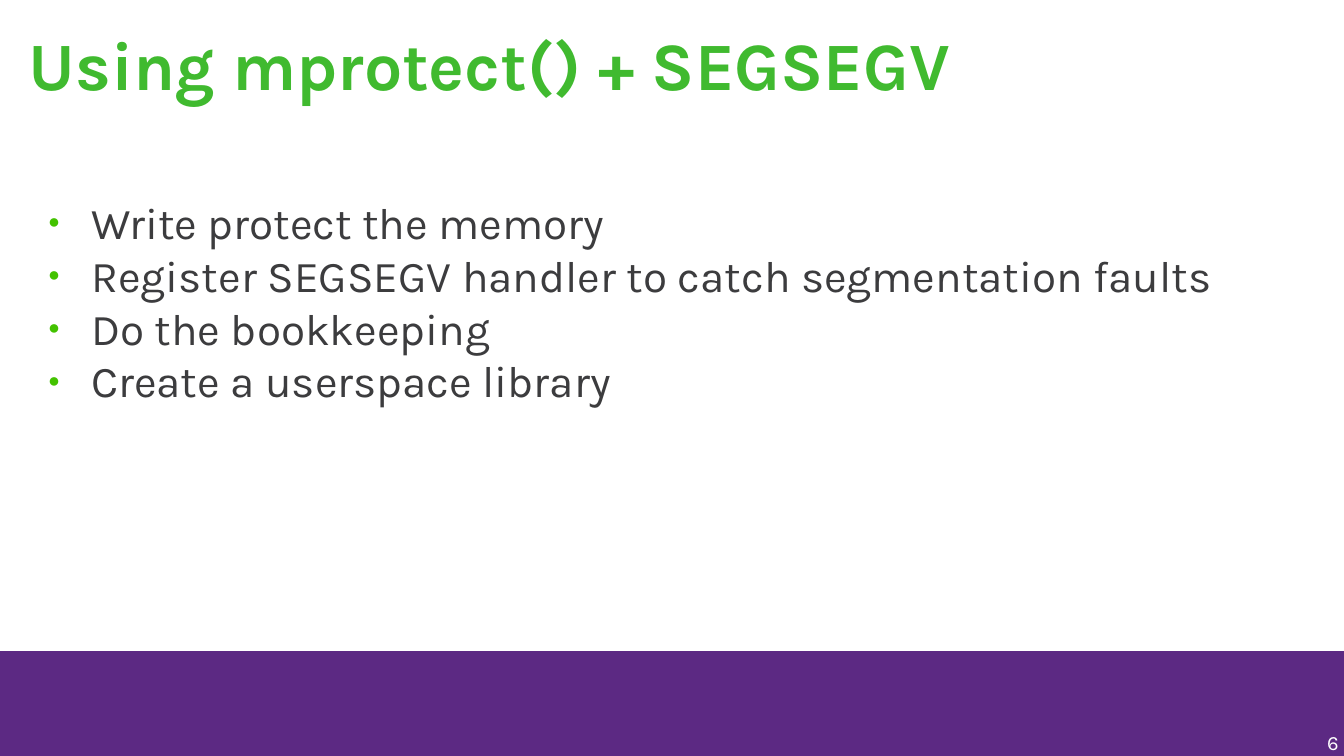
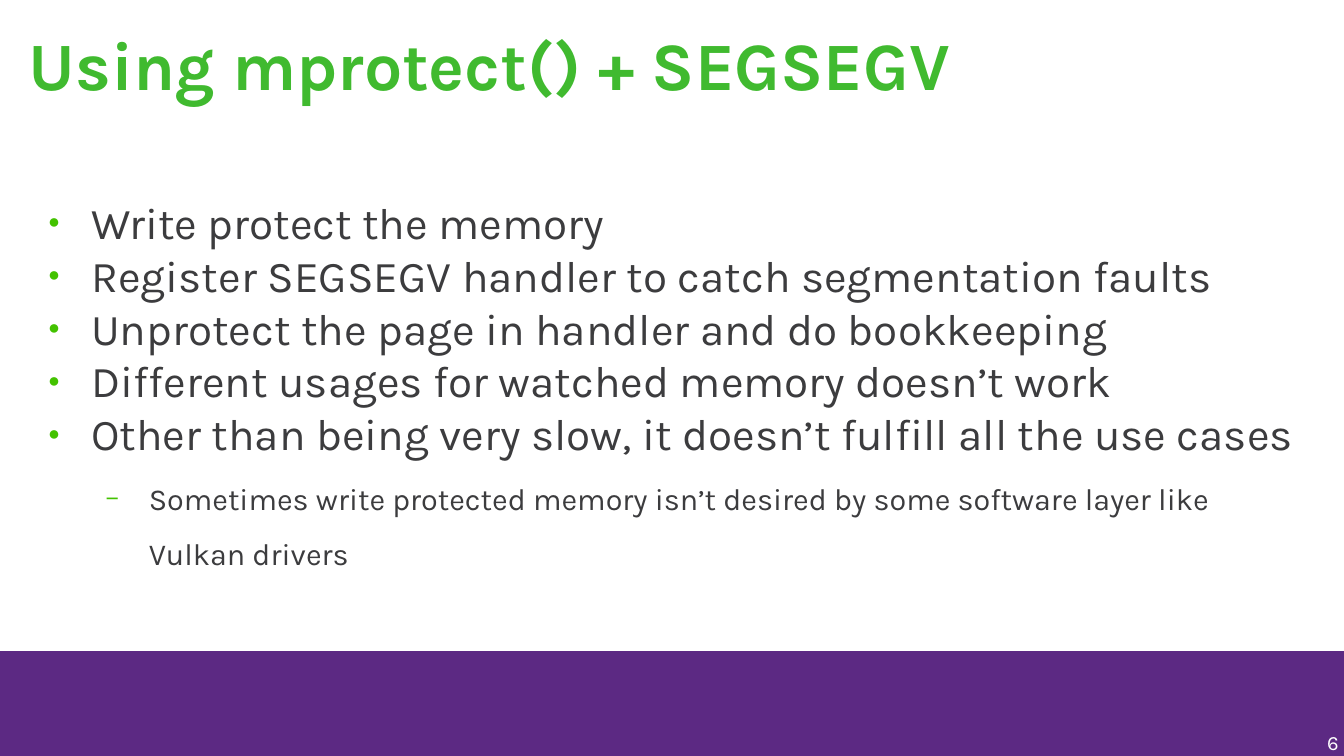
Before and after one commit to musamaanjum/presentations, a slide deck: slide 6 of Adding-Functionality-to-make-Windows-games-run-faster-on-Linux-v1.odp. Drawn at 1344x756 pixels with LibreOffice and Linux fonts; fonts in the diff are those of the drawing; background and template pictures are left out. Boxes give left, top, right and bottom in pixels: in the first picture for what was removed or moved away, otherwise in the second. Text is boxed around its words. In the diff, an @@ line names an element or a change of style, - is before the commit and + after.

```diff
--- a/Adding-Functionality-to-make-Windows-games-run-faster-on-Linux-v1.odp
+++ b/Adding-Functionality-to-make-Windows-games-run-faster-on-Linux-v1.odp
@@ text at (x1=91, y1=314, x2=1293, y2=566): text changed @@
-● Do the bookkeeping
-● Create a userspace library
+● Unprotect the page in handler and do bookkeeping
+● Different usages for watched memory doesn’t work
+● Other than being very slow, it doesn’t fulfill all the use cases
+  − Sometimes write protected memory isn’t desired by some software layer like Vulkan drivers
```
Also in this commit, not shown: 17 other slides changed, 3 slides added, 2 slides removed.
